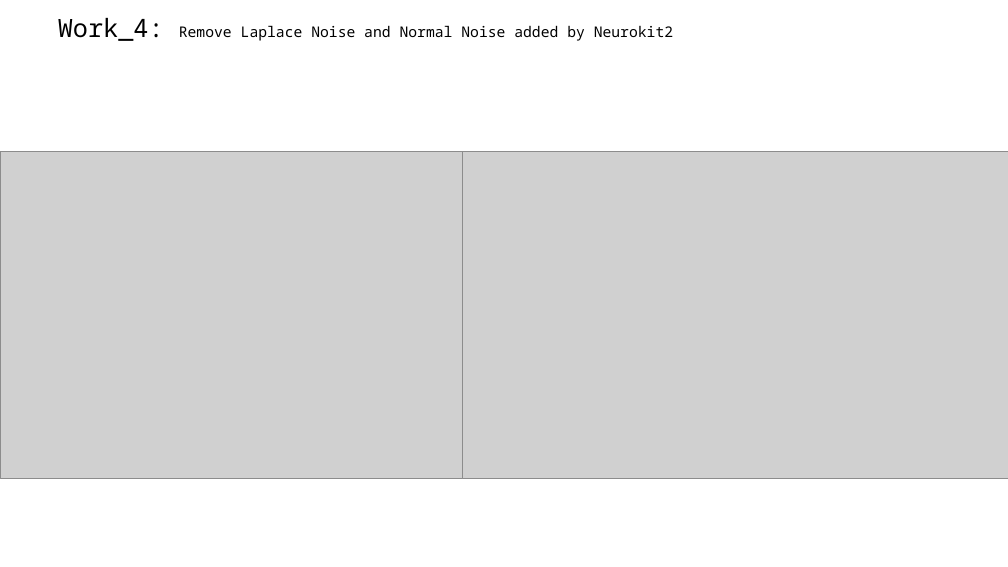
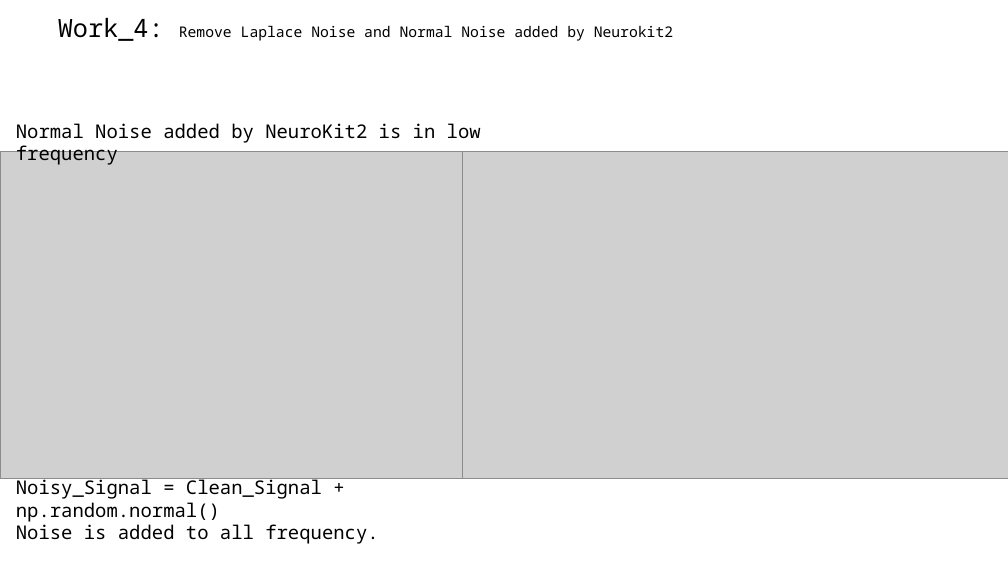
Before and after one commit to A-Big-Tortoise/Presentation, a slide deck: slide 13 of Presentation_911_JiayuChen.pptx (slide 11 before the commit). Drawn at 1008x567 pixels with LibreOffice and Linux fonts; fonts in the diff are those of the drawing; grey boxes stand for pictures. Boxes give left, top, right and bottom in pixels: in the first picture for what was removed or moved away, otherwise in the second. Text is boxed around its words. In the diff, an @@ line names an element or a change of style, - is before the commit and + after.

```diff
--- a/Presentation_911_JiayuChen.pptx
+++ b/Presentation_911_JiayuChen.pptx
@@ text added at (x1=16, y1=123, x2=481, y2=165), 18 pt, text #000000 @@
+Normal Noise added by NeuroKit2 is in low frequency
@@ text added at (x1=16, y1=476, x2=378, y2=544), 18 pt, text #000000 @@
+Noisy_Signal = Clean_Signal + np.random.normal()
+Noise is added to all frequency.
```
Also in this commit, not shown: 9 other slides changed, 3 slides added, 1 slide removed.
